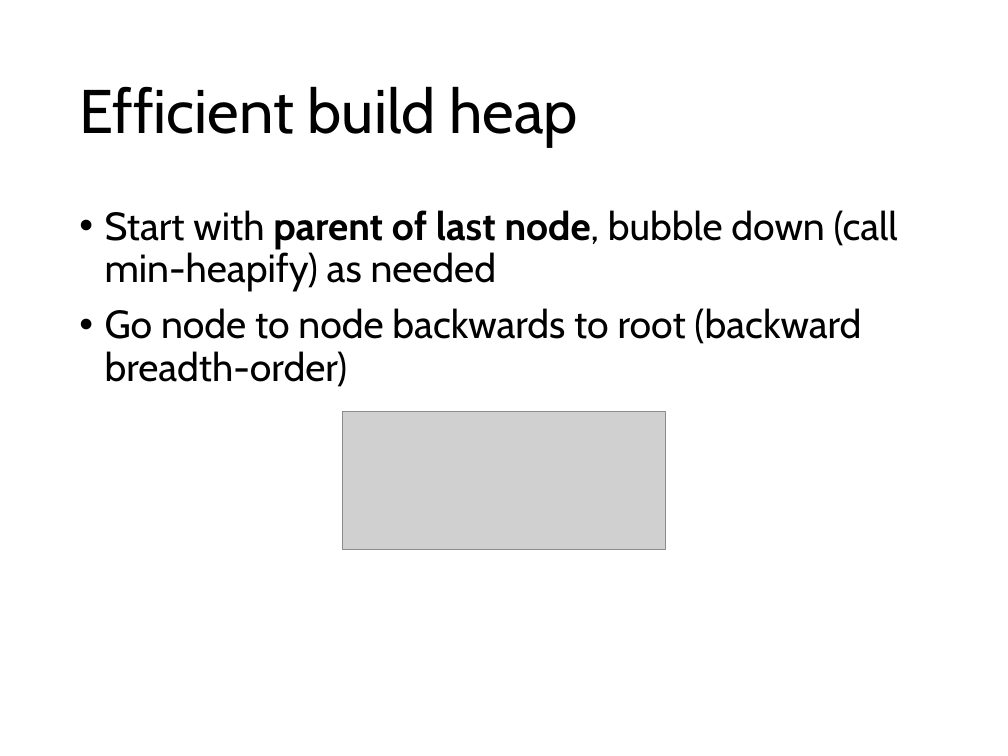
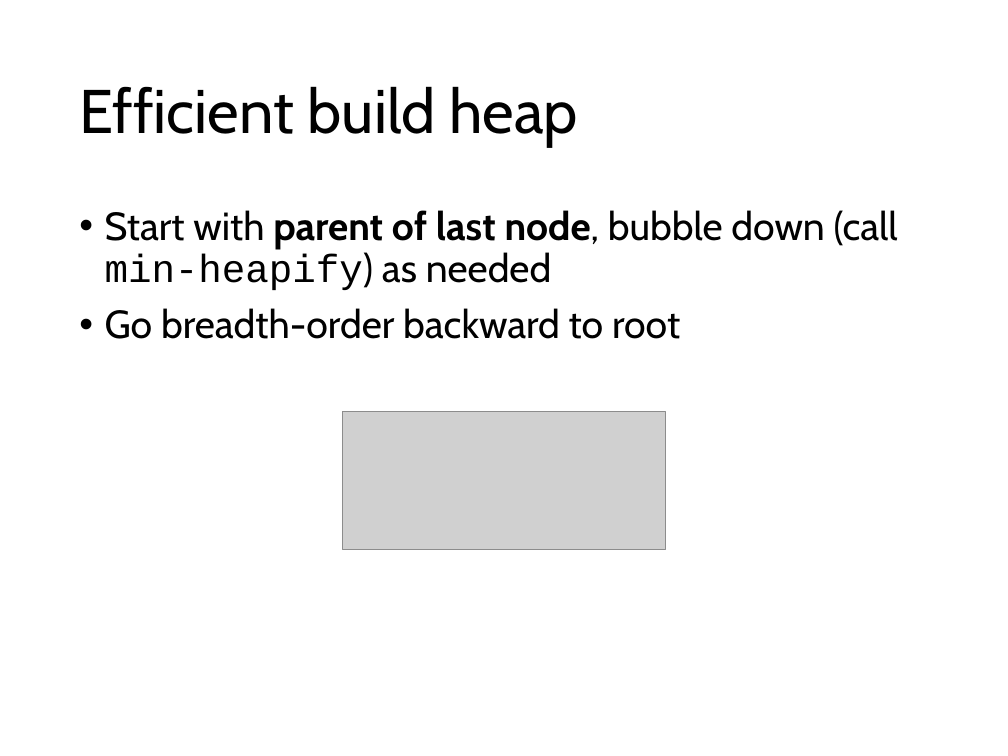
Before and after one commit to comp210ss2/comp210ss2.github.io, a slide deck: slide 45 of slides/L12_13.pptx (slide 44 before the commit). Drawn at 1008x756 pixels with LibreOffice and Linux fonts; fonts in the diff are those of the drawing; grey boxes stand for pictures. Boxes give left, top, right and bottom in pixels: in the first picture for what was removed or moved away, otherwise in the second. Text is boxed around its words. In the diff, an @@ line names an element or a change of style, - is before the commit and + after.

```diff
--- a/slides/L12_13.pptx
+++ b/slides/L12_13.pptx
@@ text at [105,210,898,290]: font Cabin to Courier New in "min-heapify)" @@
@@ text at [105,308,680,339]: text changed @@
-• Go node to node backwards to root (backward breadth-order)
+• Go breadth-order backward to root
```
Also in this commit, not shown: 17 other slides changed, 8 slides added, 7 slides removed, 3 other files.
